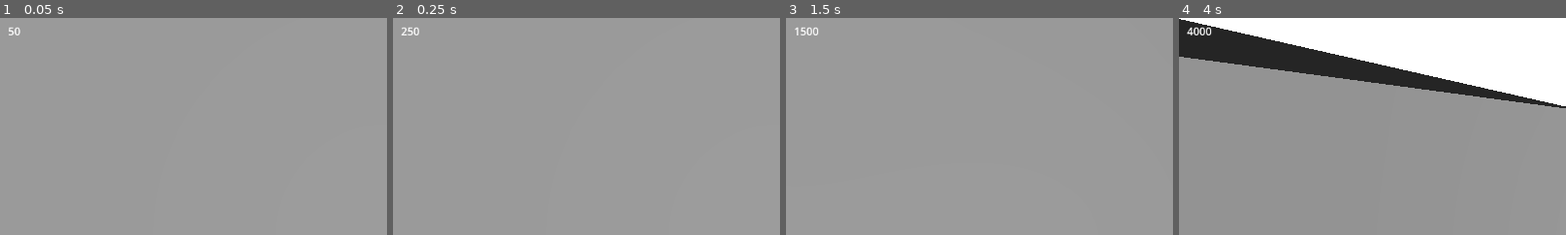
Above: before the commit, frames 1-4 (left to right).
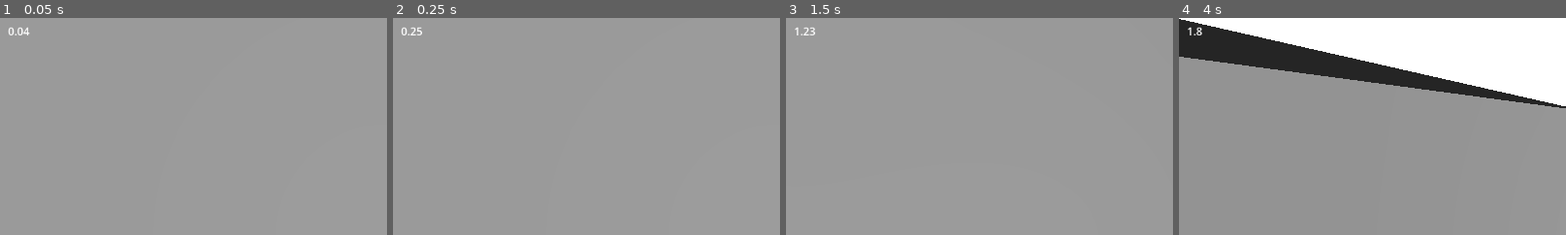
Above: after the commit, the same moments.

Repository: zalt00/SlipFeetpics
Game: Godot game, scene res://scenes/levels/level_1.tscn
Two runs of this game, one before a commit and one after it. Both use one fixed random seed, a clock stepped at 60 frames per second and the inputs below. The project has no main scene, so this scene is started directly.
Inputs (mouse positions are % of the whole screen's width and height, from its top left):
- Up to frame 1 (0.05 s): no input
- Up to frame 2 (0.25 s): no input
- Up to frame 3 (1.5 s): tap Enter (ui_accept) at 0.5, 0.77 s; move the mouse to (55, 50) at 0.52 s; hold W (avant) from 0.53 s (still down); tap S (arrière) at 0.6 s; move the mouse to (45, 50) at 1.27 s; click (45, 50) at 1.35 s
- Up to frame 4 (4 s): keep holding W (avant); tap Enter (ui_accept) at 1.52, 2.75, 3.02, 3.5, 3.77 s; move the mouse to (52, 48) at 2.02 s; tap Z at 2.1 s; move the mouse to (49, 52) at 2.77 s; tap E at 2.85 s; move the mouse to (57, 51) at 3.52 s; tap Shift at 3.6 s
The pictures show only the part of the screen within x 0-50%, y 0-50%; the shares and areas given below are measured in that part.

The runs differ from the first frame. In frame 1, 0.1% of the frame differs, in the area x 2-8%, y 4-9%; in frame 2, less than 0.1%; in frame 3, less than 0.1%; in frame 4, 0.2%, in the area x 2-9%, y 4-9%.

Commit message:
Ajoute l'option de pauser le timer

Diff:
--- a/project.godot
+++ b/project.godot
@@ -50,6 +50,11 @@
 "events": [Object(InputEventKey,"resource_local_to_scene":false,"resource_name":"","device":0,"window_id":0,"alt_presse …(181 unchanged characters)…
 ]
 }
+pause={
+"deadzone": 0.5,
+"events": [Object(InputEventKey,"resource_local_to_scene":false,"resource_name":"","device":-1,"window_id":0,"alt_pressed":false,"shift_pressed":false,"ctrl_pressed":false,"meta_pressed":false,"pressed":false,"keycode":0,"physical_keycode":4194309,"key_label":0,"unicode":0,"echo":false,"script":null)
+]
+}
 
 [layer_names]
 
--- a/scripts/timer.gd
+++ b/scripts/timer.gd
@@ -1,11 +1,17 @@
 extends Label
 
 var start_time: float
+var pause_duration: float
+var paused := false
 
 func _ready() -> void:
-	start_time = Time.get_ticks_msec()
+	start_time = Time.get_ticks_msec() / 1000.
 
 # Called every frame. 'delta' is the elapsed time since the previous frame.
 func _process(delta: float) -> void:
-	var current_time := Time.get_ticks_msec() - start_time
-	text = str(current_time)
+	if Input.is_action_just_pressed("pause"):
+		paused = not paused
+	if paused:
+		pause_duration += delta
+	var current_time := Time.get_ticks_msec() / 1000. - start_time - pause_duration
+	text = str(floor(current_time * 100.) / 100.)
